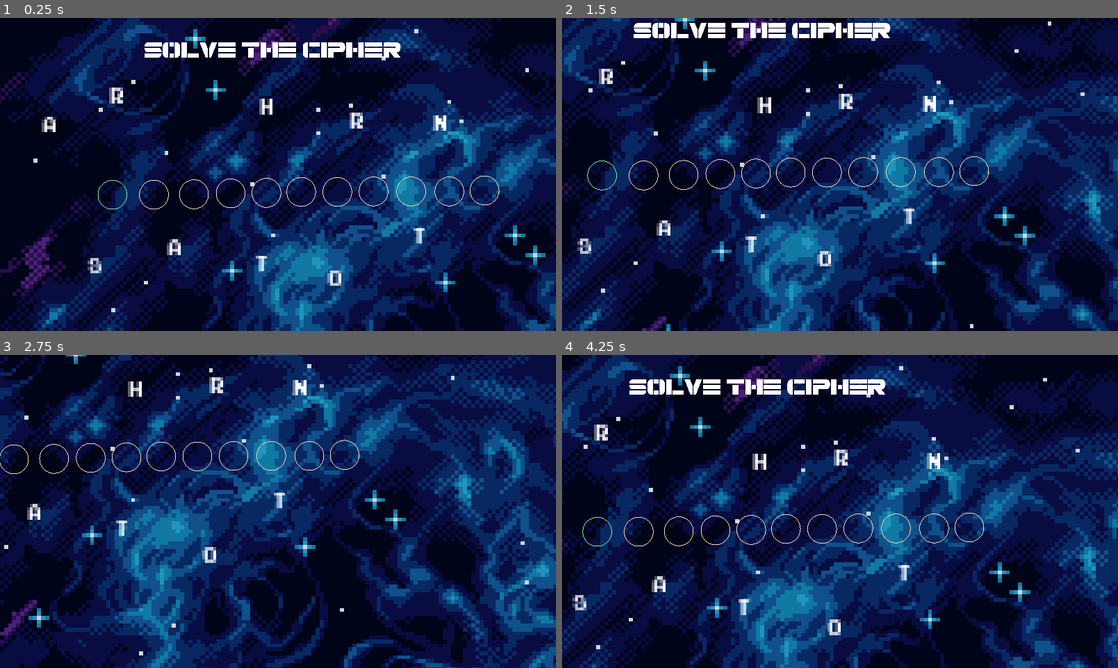
Above: before the commit, frames 1-4 (two rows, left to right).
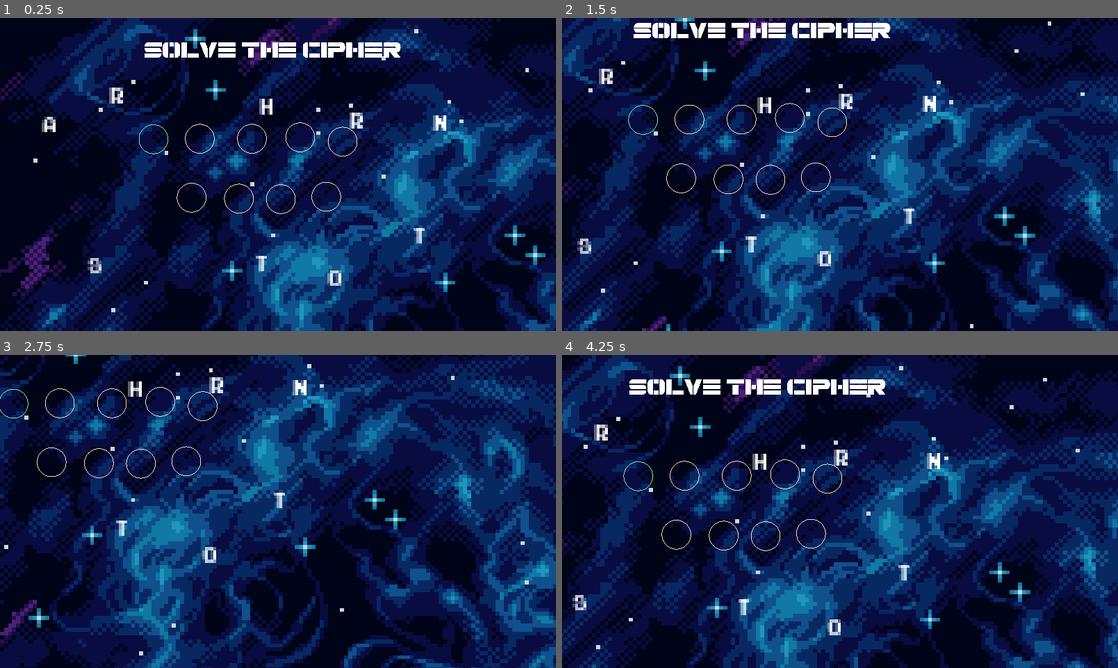
Above: after the commit, the same moments.

Repository: M-a-b-e-l/CISC2540---2D-Game-group-6
Game: Godot game, scene res://Scenes/Minigame3/MiniGame3.tscn
Two runs of this game, one before a commit and one after it. Both use one fixed random seed, a clock stepped at 60 frames per second and the inputs below. This scene is started directly instead of the project's main scene.
Inputs (mouse positions are in pixels of both pictures, inside the frame that each line leads up to):
- Up to frame 1 (0.25 s): no input
- Up to frame 2 (1.5 s): tap Enter at 0.5 s; move the mouse to (612, 124) at 0.52 s; hold Right (ui_right) 0.53-1.28 s; click (612, 124) at 0.6 s; move the mouse to (756, 105) at 1.27 s; hold Down (ui_down) from 1.28 s (still down); click (756, 105) at 1.35 s
- Up to frame 3 (2.75 s): move the mouse to (261, 545) at 2.02 s; release Down (ui_down) at 2.03 s; hold Right (ui_right) from 2.03 s (still down); click (261, 545) at 2.1 s
- Up to frame 4 (4.25 s): move the mouse to (862, 386) at 2.77 s; release Right (ui_right) at 2.78 s; hold Up (ui_up) 2.78-3.53 s; click (862, 386) at 2.85 s; move the mouse to (678, 596) at 3.52 s; hold Left (ui_left) from 3.53 s (still down); click (678, 596) at 3.6 s

The runs differ from the first frame. In frame 1, 0.8% of the frame differs, in the area x 17-90%, y 33-76%; in frame 2, 0.8%; in frame 3, 0.7%; in frame 4, 0.8%, in the area x 3-76%, y 33-76%.

Commit message:
Adjusting Drop Zones

Diff:
--- a/group_6_2d_game/Scenes/Minigame3/MiniGame3.tscn
+++ b/group_6_2d_game/Scenes/Minigame3/MiniGame3.tscn
@@ -90,37 +90,31 @@
 position = Vector2(229, 139)
 
 [node name="DraggableArea" parent="." instance=ExtResource("12_x7dgv")]
-position = Vector2(234, 367)
+position = Vector2(319, 252)
 
 [node name="DraggableArea2" parent="." instance=ExtResource("12_x7dgv")]
-position = Vector2(320, 367)
+position = Vector2(415, 251)
 
 [node name="DraggableArea3" parent="." instance=ExtResource("12_x7dgv")]
-position = Vector2(403, 366)
+position = Vector2(523, 251)
 
 [node name="DraggableArea4" parent="." instance=ExtResource("12_x7dgv")]
-position = Vector2(479, 364)
+position = Vector2(623, 248)
 
 [node name="DraggableArea5" parent="." instance=ExtResource("12_x7dgv")]
-position = Vector2(553, 363)
+position = Vector2(711, 257)
 
 [node name="DraggableArea6" parent="." instance=ExtResource("12_x7dgv")]
-position = Vector2(625, 361)
+position = Vector2(398, 373)
 
 [node name="DraggableArea7" parent="." instance=ExtResource("12_x7dgv")]
-position = Vector2(700, 361)
+position = Vector2(496, 375)
 
 [node name="DraggableArea8" parent="." instance=ExtResource("12_x7dgv")]
-position = Vector2(775, 360)
+position = Vector2(583, 376)
 
 [node name="DraggableArea9" parent="." instance=ExtResource("12_x7dgv")]
-position = Vector2(853, 360)
-
-[node name="DraggableArea10" parent="." instance=ExtResource("12_x7dgv")]
-position = Vector2(932, 360)
-
-[node name="DraggableArea11" parent="." instance=ExtResource("12_x7dgv")]
-position = Vector2(1005, 358)
+position = Vector2(677, 371)
 
 [node name="N" parent="." instance=ExtResource("11_y8gk6")]
 position = Vector2(899, 196)
@@ -134,8 +128,5 @@
 [node name="T2" parent="." instance=ExtResource("12_sbquv")]
 position = Vector2(854, 429)
 
-[node name="Area2D" parent="." instance=ExtResource("3_k0nek")]
-position = Vector2(348, 453)
-
 [node name="R2" parent="." instance=ExtResource("11_y2h4m")]
 position = Vector2(726, 191)
